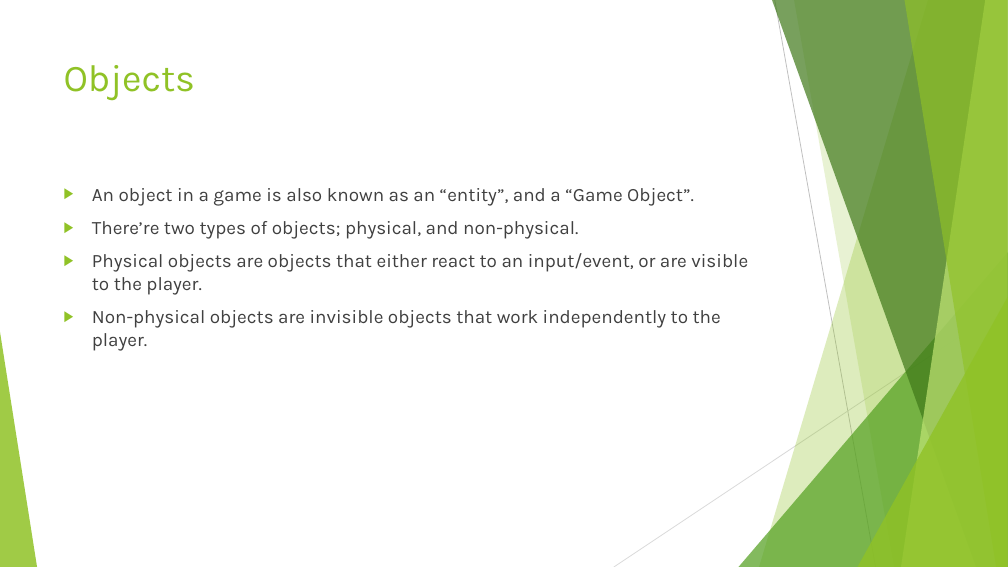
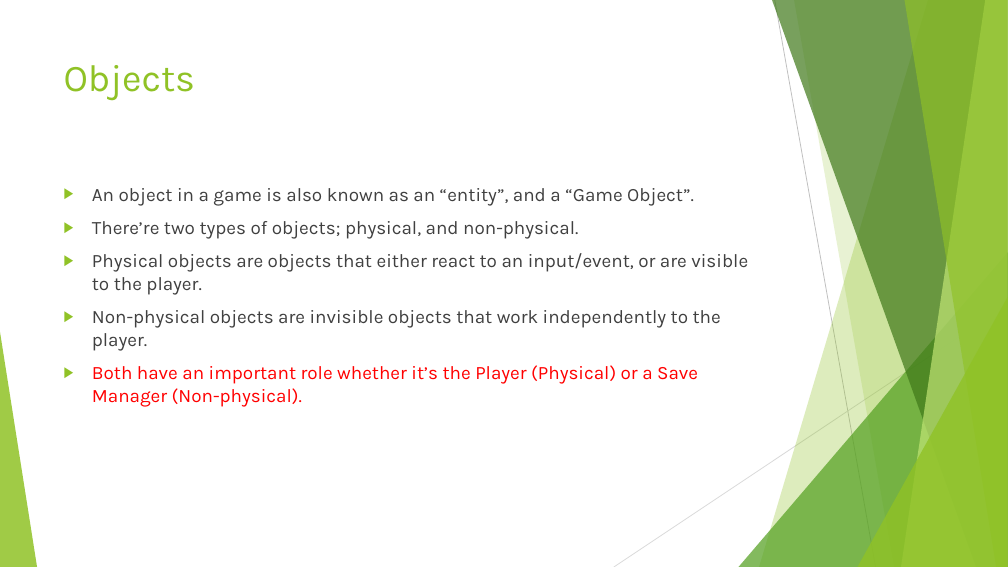
Before and after one commit to LewisMoltenPlanet/Collage-Work, a slide deck: slide 9 of Assignments/Flash For Computer Games.pptx. Drawn at 1008x567 pixels with LibreOffice and Linux fonts; fonts in the diff are those of the drawing. Boxes give left, top, right and bottom in pixels: in the first picture for what was removed or moved away, otherwise in the second. Text is boxed around its words. In the diff, an @@ line names an element or a change of style, - is before the commit and + after.

```diff
--- a/Assignments/Flash For Computer Games.pptx
+++ b/Assignments/Flash For Computer Games.pptx
@@ text at box(92, 365, 698, 407): paragraph added @@
+▶ Both have an important role whether it’s the Player (Physical) or a Save Manager (Non-physical).
```
Also in this commit, not shown: 5 other slides changed, 2 slides added.
